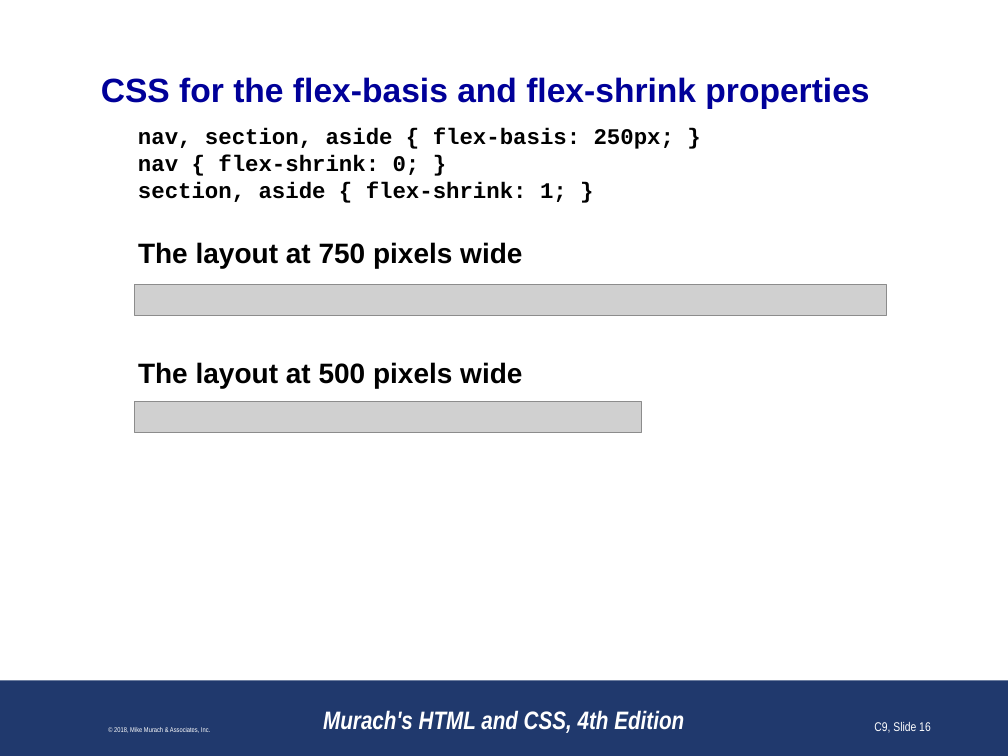
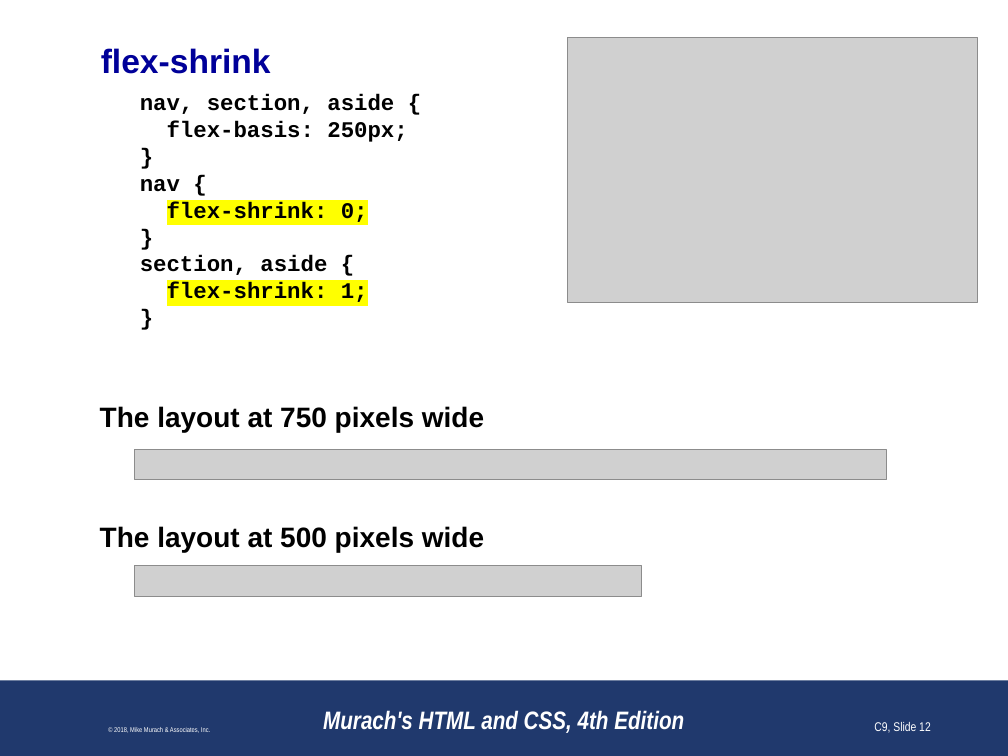
Before and after one commit to paulsmithkc/awd1000_base_lab_and_homework, a slide deck: slide 12 of murach_html_4e/slides/Chapter 9 slides (Revised).pptx (slide 16 before the commit). Drawn at 1008x756 pixels with LibreOffice and Linux fonts; fonts in the diff are those of the drawing; grey boxes stand for pictures; background and template pictures are left out. Boxes give left, top, right and bottom in pixels: in the first picture for what was removed or moved away, otherwise in the second. Text is boxed around its words. In the diff, an @@ line names an element or a change of style, - is before the commit and + after.

```diff
--- a/murach_html_4e/slides/Chapter 9 slides (Revised).pptx
+++ b/murach_html_4e/slides/Chapter 9 slides (Revised).pptx
@@ title at (x1=101, y1=48, x2=271, y2=74): text changed @@
-CSS for the flex-basis and flex-shrink properties
+flex-shrink
@@ picture added at (x1=568, y1=37, x2=978, y2=302) @@
@@ text at (x1=140, y1=94, x2=407, y2=302): text changed @@
-nav, section, aside { flex-basis: 250px; }
-nav { flex-shrink: 0; }
-section, aside { flex-shrink: 1; }
+nav, section, aside {
+flex-basis: 250px;
+}
+nav {
+flex-shrink: 0;
+}
+section, aside {
+flex-shrink: 1;
+}
@@ 2 pictures, 2 texts moved together from (x1=134, y1=242, x2=886, y2=432) to (x1=100, y1=406, x2=886, y2=596) @@
@@ text "The layout at 750 pixels ..." at (x1=100, y1=406, x2=484, y2=432): indent changed @@
@@ text "The layout at 500 pixels ..." at (x1=100, y1=526, x2=484, y2=552): indent changed @@
@@ page number at (x1=874, y1=722, x2=931, y2=733): text changed @@
-C9, Slide 16
+C9, Slide 12
```
Also in this commit, not shown: 19 other slides changed, 1 slide added, 4 slides removed.
